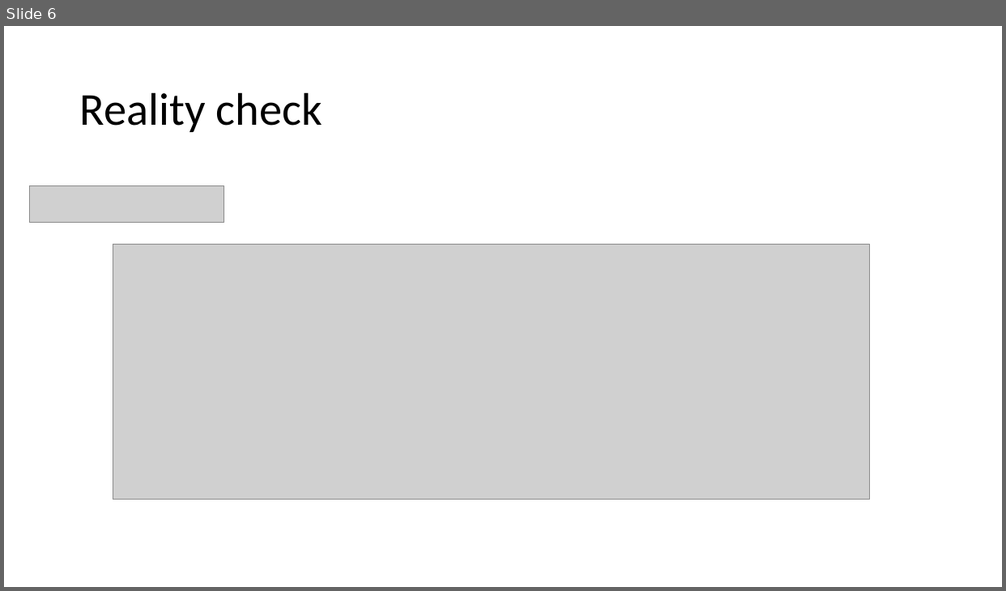
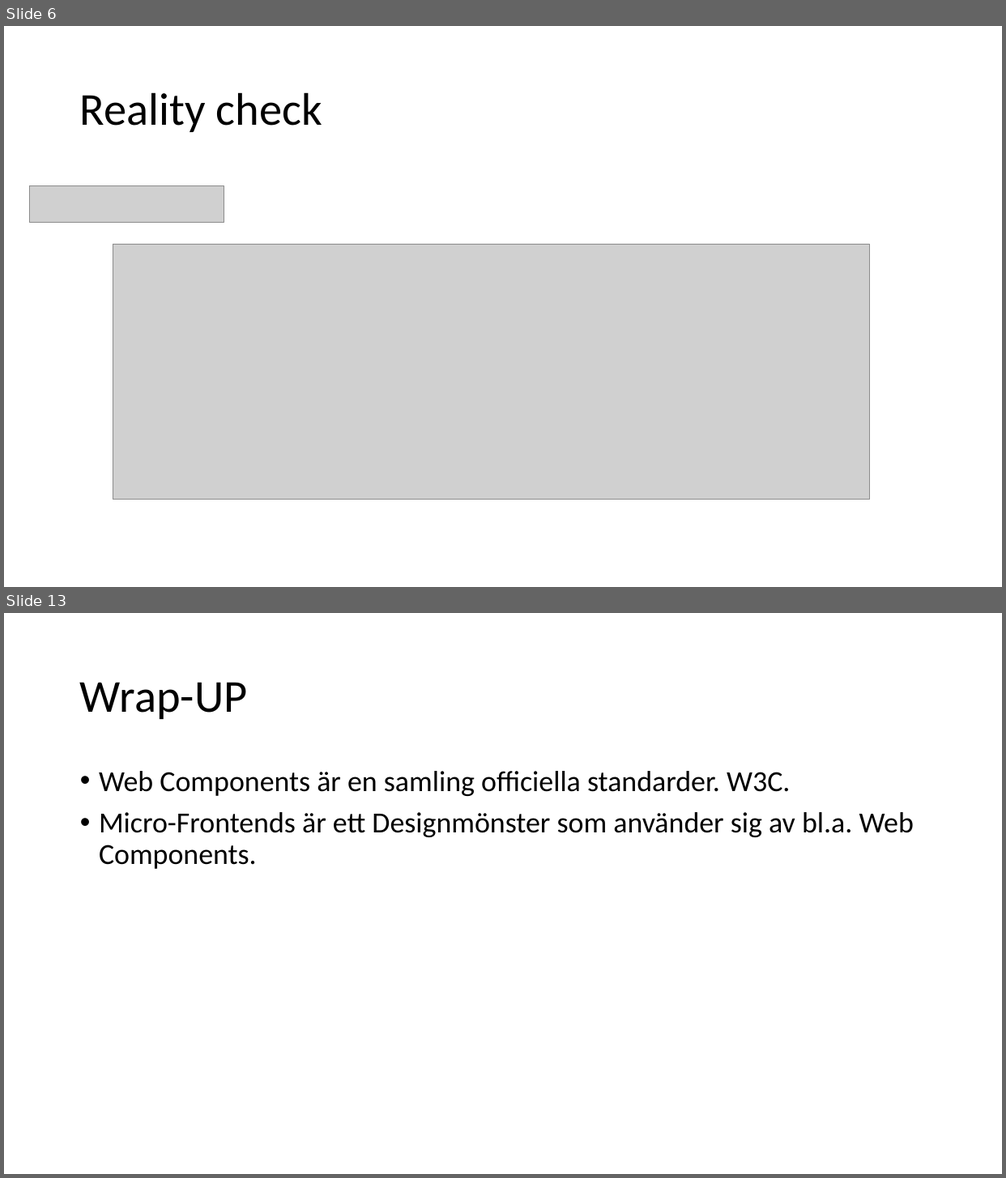
Before and after one commit to hansalmgren/KIL_2019, a slide deck: WebComp_MFE.pptx. Shown one above the other, each under a label of ours: slide 6 before the commit, slides 6 and 13 after it; the slides between them are not shown. The pictures are 1006x591 and 1006x1178 pixels, drawn with LibreOffice and Linux fonts; fonts in the diff are those of the drawing; grey boxes stand for pictures. Boxes give left, top, right and bottom in pixels: in the first picture for what was removed or moved away, otherwise in the second. Text is boxed around its words. In the diff, an @@ line names an element or a change of style, - is before the commit and + after.

```diff
--- a/WebComp_MFE.pptx
+++ b/WebComp_MFE.pptx
@@ slide 13 added at [4,613,1002,1174], background #FFFFFF @@
@@ title added at [80,682,247,719], 44 pt, text #000000 @@
+Wrap-UP
@@ text added at [99,771,914,869], 28 pt, text #000000 @@
+• Web Components är en samling officiella standarder. W3C.
+• Micro-Frontends är ett Designmönster som använder sig av bl.a. Web Components.
```
Also in this commit, not shown: 5 slides changed, 5 other slides added, 1 other file.
